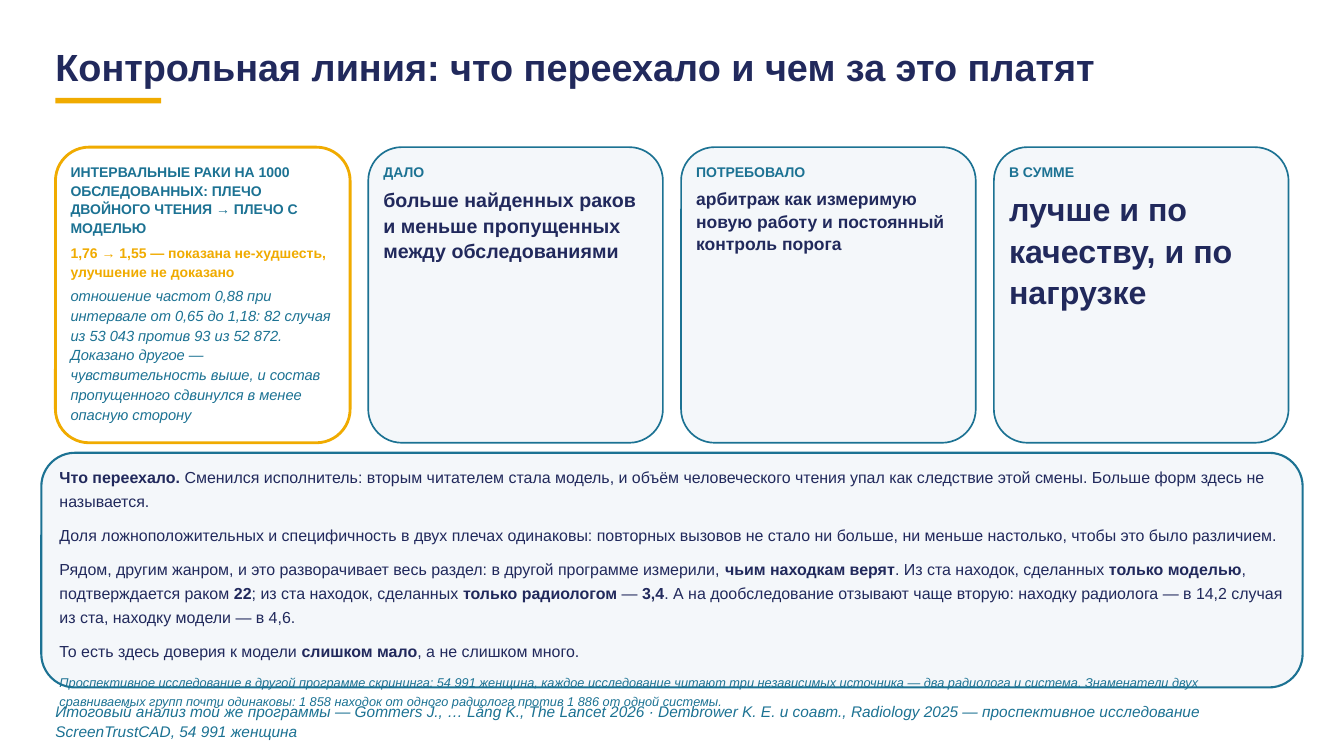
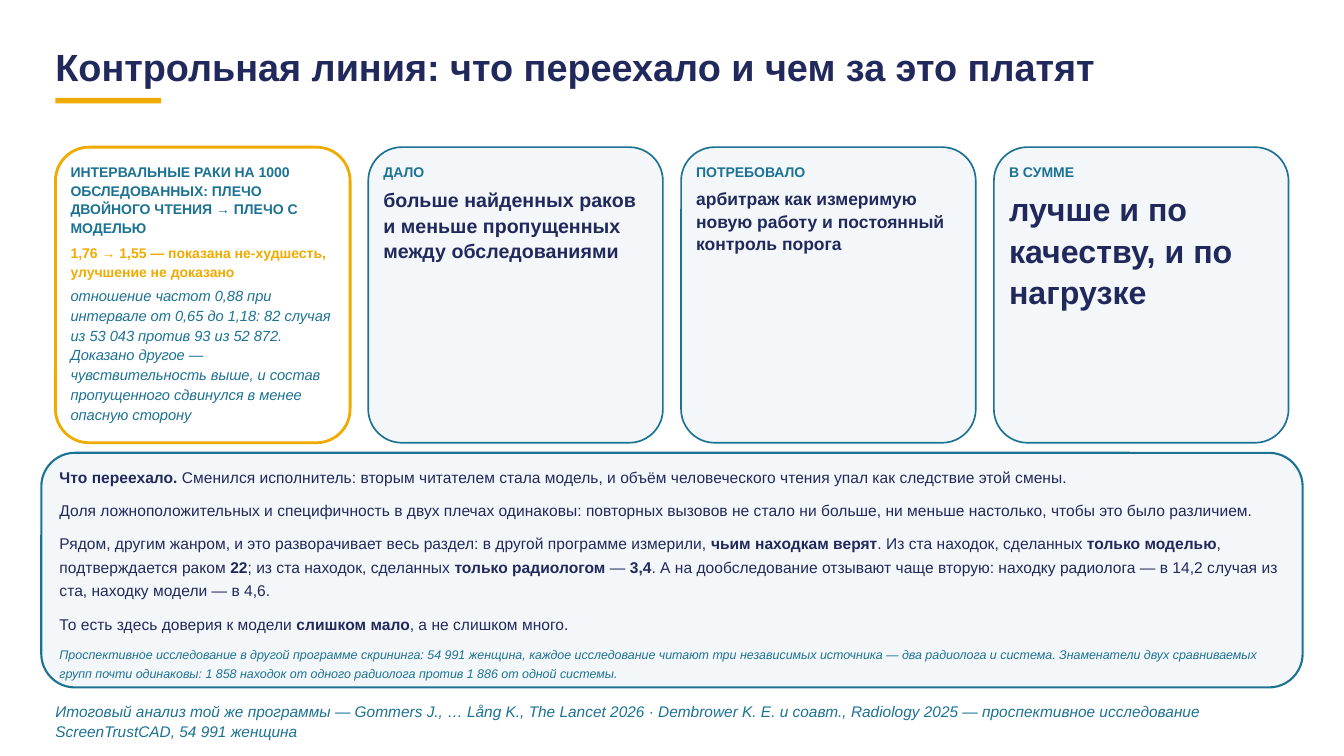
Before and after one commit to tellina-study/AI-usage-lessons, a slide deck: slide 48 of library/lectures/lec-07/rework/deck/lec-07-karkas.pptx. Drawn at 1344x756 pixels with LibreOffice and Linux fonts; fonts in the diff are those of the drawing. Boxes give left, top, right and bottom in pixels: in the first picture for what was removed or moved away, otherwise in the second. Text is boxed around its words. In the diff, an @@ line names an element or a change of style, - is before the commit and + after.

```diff
--- a/library/lectures/lec-07/rework/deck/lec-07-karkas.pptx
+++ b/library/lectures/lec-07/rework/deck/lec-07-karkas.pptx
@@ text at bbox=[59, 471, 1066, 486]: text changed; size 11.4 to 11.1 pt @@
-Что переехало. Сменился исполнитель: вторым читателем стала модель, и объём человеческого чтения упал как следствие этой смены. Больше форм здесь не называется.
+Что переехало. Сменился исполнитель: вторым читателем стала модель, и объём человеческого чтения упал как следствие этой смены.
@@ text at bbox=[59, 504, 1278, 681]: size 11.4 to 11.1 pt in "Доля ложноположительных и специфичность в двух плечах ...", "Рядом, другим жанром, и это разворачивает весь ...", "То есть здесь доверия к модели слишком ..."; size 9.1 to 8.9 pt in "Проспективное исследование в другой программе скрининга: 54 ..." @@
```
Also in this commit, not shown: 35 other slides changed, 12 other files.
